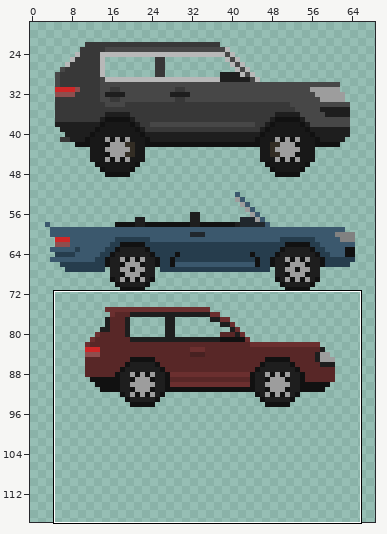
Sprite sheet -- Assets/Sprites/Cars3.png. The first picture is a wide view before the edit; the outline marks the close-up.
Close-up. Old version:
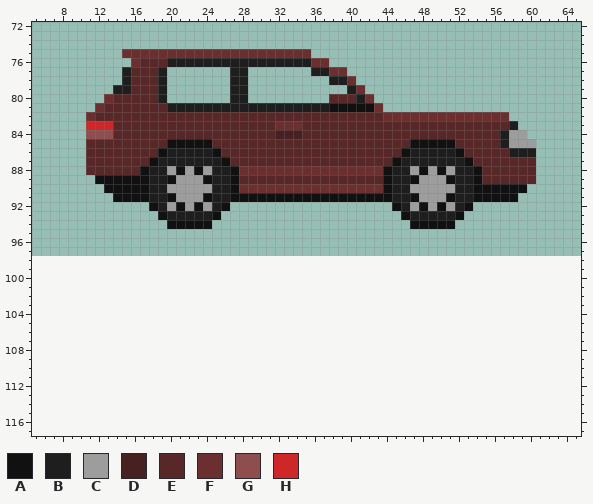
The file is 72x78 pixels. Colours within 5 levels of each other are drawn and written as one. Shown: x 5..65, y 72..117. The old version is drawn lined up with the new one, on the new canvas. The wide view leaves out empty margins.
Palette (. is transparent): A #111111  B #1e1e1e  C #9d9d9d  D #472121  E #582727  F #6b2f2f  G #8e4e4e  H #ce2727
Pixels before (only the part around the change), first column x 5:
 72 .............................................................
 73 .............................................................
 74 .............................................................
 75 ..........FFFFFFFFFFFFFFFFFFFFF..............................
 76 ...........FEEEBBBBBBBBBBBBBBBBFF............................
 77 ..........BEEEB.......BB.......BBFF..........................
 78 ..........BEEEB.......BB.........BBF.........................
 79 .........BBEEEB.......BB...........BF........................
 80 ........FEEEEEB.......BB.........EEEBF.......................
 81 .......FEEEEEEEBBBBBBBBBBBBBBBBBBAAAAAF......................
 82 ......FEEEEEEEEEEEEEEEEEEEEEEEEEEEEEEEEFFFFFFFFFFFFFF........
 83 ......HHHEEEEEEEEEEEEEEEEEEFFFEEEEEEEEEEEEEEEEEEEEEEEB.......
 84 ......GGGEEEEEEEEEEEEEEEEEEDDDEEEEEEEEEEEEEEEEEEEEEEBCC......
 85 ......EEEEEEEEEAAAAAEEEEEEEEEEEEEEEEEEEEEEAAAAAEEEEEBCCC.....
 86 ......EEEEEEEEABBBBBAEEEEEEEEEEEEEEEEEEEEABBBBBAEEEEEBBB.....
 87 ......EEEEEEEABBBBBBBAEEEEEEEEEEEEEEEEEEABBBBBBBAEEEEEEE.....
 88 ......EEEEEEABBCACACBBAFFFFFFFFFFFFFFFFABBCACACBBAEEEEEE.....
 89 .......AAAAAABBACCCABBAEEEEEEEEEEEEEEEEABBACCCABBAEEEEEE.....
 90 ........AAAAABBCCCCCBBAFFFFFFFFFFFFFFFFABBCCCCCBBAAAAAA......
 91 .........AAAABBACCCABBAAAAAAAAAAAAAAAAAABBACCCABBAAAAA.......
 92 .............ABCACACBA..................ABCACACBA............
 93 ..............ABBBBBA....................ABBBBBA.............
 94 ...............AAAAA......................AAAAA..............
 95 .............................................................
 96 .............................................................
 97 .............................................................
 98 .............................................................
 99 .............................................................
100 .............................................................
101 .............................................................
102 .............................................................
103 .............................................................
104 .............................................................
105 .............................................................
106 .............................................................
107 .............................................................
108 .............................................................
109 .............................................................
110 .............................................................
111 .............................................................
112 .............................................................
113 .............................................................
114 .............................................................
115 .............................................................
116 .............................................................
117 .............................................................
The result:
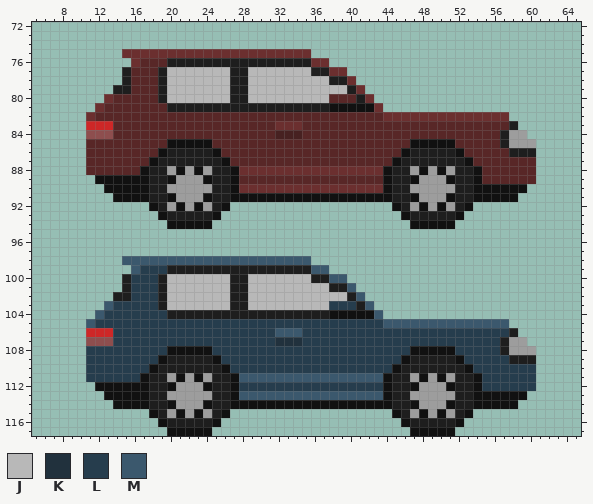
Colours new in this view: J #b8b8b8  K #21313d  L #263d4d  M #3b586d
Difference:
canvas 72x78 -> 72x118, the old top-left corner now at 0,20
Changed rows in their new state; - is an unchanged pixel.
first column x 20:
 77 JJJJJJJ--JJJJJJJ----
 78 JJJJJJJ--JJJJJJJJJ--
 79 JJJJJJJ--JJJJJJJJJJJ
 80 JJJJJJJ--JJJJJJJJJ--
first column x 11:
 98 ----MMMMMMMMMMMMMMMMMMMMM-------------------------
 99 -----MLLLBBBBBBBBBBBBBBBBMM-----------------------
100 ----BLLLBJJJJJJJBBJJJJJJJBBMM---------------------
101 ----BLLLBJJJJJJJBBJJJJJJJJJBBM--------------------
102 ---BBLLLBJJJJJJJBBJJJJJJJJJJJBM-------------------
103 --MLLLLLBJJJJJJJBBJJJJJJJJJLLLBM------------------
104 -MLLLLLLLBBBBBBBBBBBBBBBBBBAAAAAM-----------------
105 MLLLLLLLLLLLLLLLLLLLLLLLLLLLLLLLLMMMMMMMMMMMMMM---
106 HHHLLLLLLLLLLLLLLLLLLMMMLLLLLLLLLLLLLLLLLLLLLLLB--
107 GGGLLLLLLLLLLLLLLLLLLKKKLLLLLLLLLLLLLLLLLLLLLLBCC-
108 LLLLLLLLLAAAAALLLLLLLLLLLLLLLLLLLLLLAAAAALLLLLBCCC
109 LLLLLLLLABBBBBALLLLLLLLLLLLLLLLLLLLABBBBBALLLLLBBB
110 LLLLLLLABBBBBBBALLLLLLLLLLLLLLLLLLABBBBBBBALLLLLLL
111 LLLLLLABBCACACBBAMMMMMMMMMMMMMMMMABBCACACBBALLLLLL
112 -AAAAAABBACCCABBALLLLLLLLLLLLLLLLABBACCCABBALLLLLL
113 --AAAAABBCCCCCBBAMMMMMMMMMMMMMMMMABBCCCCCBBAAAAAA-
114 ---AAAABBACCCABBAAAAAAAAAAAAAAAAAABBACCCABBAAAAA--
115 -------ABCACACBA------------------ABCACACBA-------
116 --------ABBBBBA--------------------ABBBBBA--------
117 ---------AAAAA----------------------AAAAA---------
Where, in picture pixels (left, top, right, bottom), the same in both close-ups:
added: (167, 67, 347, 103)
added: (86, 256, 536, 436)
